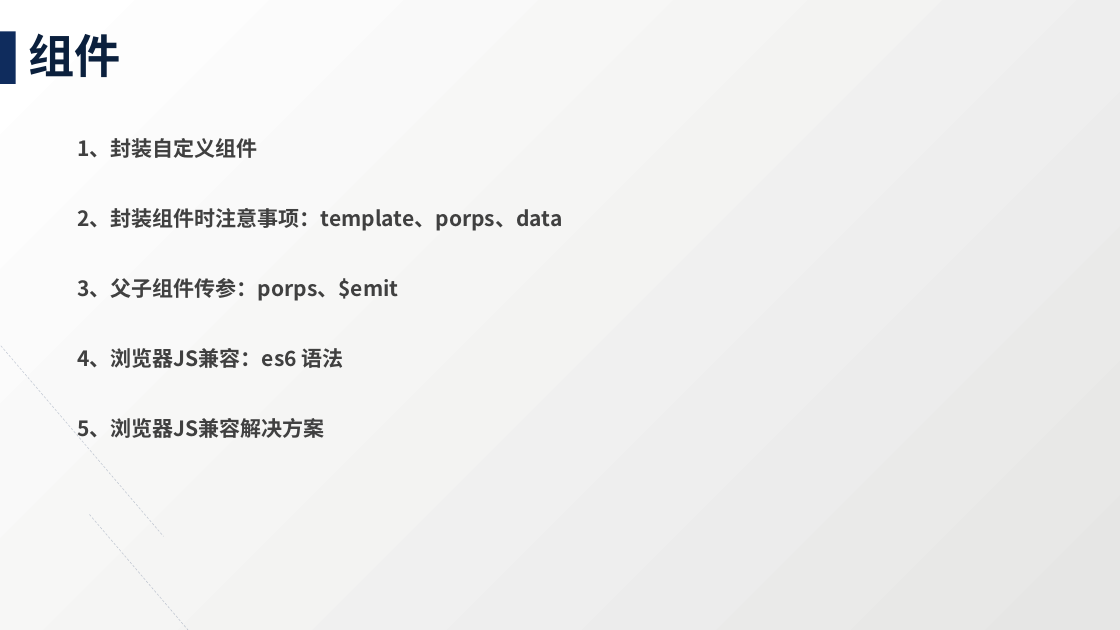
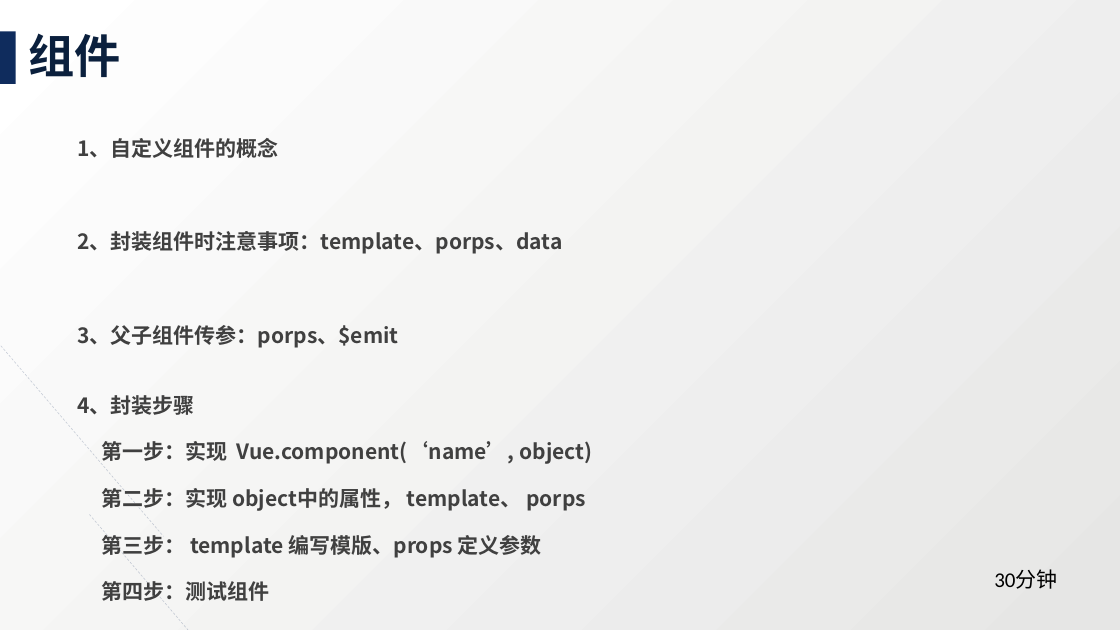
Before and after one commit to hmesingfw/charantia, a slide deck: slide 6 of demo/vue-demo/Vue 学习培训.pptx. Drawn at 1120x630 pixels with LibreOffice and Linux fonts; fonts in the diff are those of the drawing. Boxes give left, top, right and bottom in pixels: in the first picture for what was removed or moved away, otherwise in the second. Text is boxed around its words. In the diff, an @@ line names an element or a change of style, - is before the commit and + after.

```diff
--- a/demo/vue-demo/Vue 学习培训.pptx
+++ b/demo/vue-demo/Vue 学习培训.pptx
@@ text at bbox=[77, 138, 278, 158]: text changed @@
-1、封装自定义组件
+1、自定义组件的概念
@@ text at bbox=[77, 395, 593, 604]: text changed @@
-4、浏览器JS兼容：es6 语法
-5、浏览器JS兼容解决方案
+4、封装步骤
+第一步：实现 Vue.component(‘name’, object)
+第二步：实现 object中的属性， template、 porps
+第三步： template 编写模版、props 定义参数
+第四步：测试组件
@@ text added at bbox=[994, 570, 1057, 589], 18 pt, text #000000 @@
+30分钟
```
Also in this commit, not shown: 4 other slides changed, 2 slides added, 3 other files.
